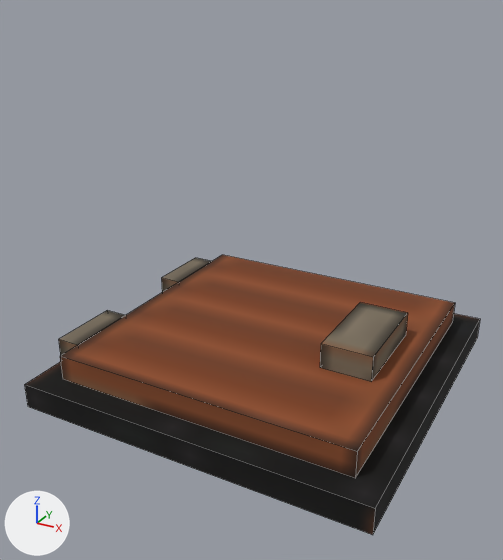
A saved change to the OBJ model res/hatch.obj.
Rendered twice from a camera (50 mm lens) standing at (0.722, -1.424, 0.958) and looking at (-0.038, -0.042, 0.267). The axes (+X, +Y, +Z) are drawn at lower left. The lights are the same throughout. Mesh edges are drawn as thin lines. Where no turn or scale is listed for an object, it has been applied to the vertices.

In view in the first picture: 'base', 'door', 'handle', 'lHinge', 'rHinge'.
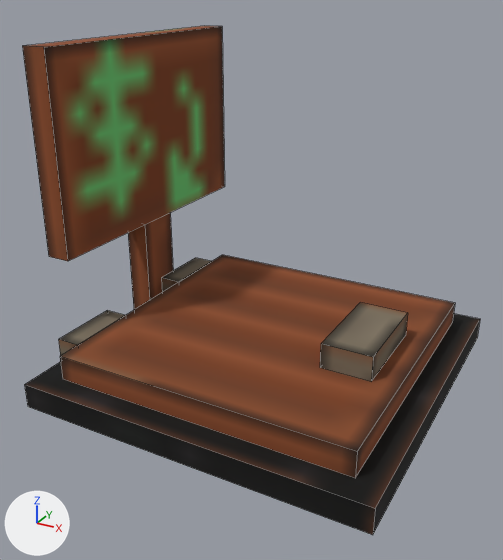
Commit message: Hatch price

What differs and where, as boxes (x1, y1, x2, y2) in the pictures (503 x 560 px):
'signHead', added
    after: (22, 26, 225, 261)
'signBase', added (brown)
    after: (128, 213, 173, 310)
'lHinge', mesh moved
    before: (58, 310, 125, 356)
    after: (161, 258, 211, 292)
'rHinge', mesh moved
    before: (161, 258, 211, 292)
    after: (58, 310, 125, 356)
part 1 of me_door, surface changed
    both: (60, 255, 455, 478)

Diff of the bpy script that builds the scene:
```diff
--- a/res/hatch.obj.py
+++ b/res/hatch.obj.py
@@ me_door @@
 me_door.from_pydata(...)  # 8 vertices, 6 faces; spans x -0.375..0.375, y -0.375..0.375, z 0.062..0.125
 # used by ob_door; location = (0.0, 0.0, 0.0)
+# me_door part 1: texture (UV) coordinates of 6 of 6 faces, centred in x -0.375..0.375, y -0.375..0.375, z 0.062..0.125, changed; they spanned u 0.0..0.38, v 0.16..0.56 and now span u 0.0..0.38, v 0.16..0.56
 me_door.materials.append(mat_m_37c07ea3_f942_60f5_694e_0bc1029a4e22)
@@ me_lhinge @@
 me_lhinge.from_pydata(...)  # 8 vertices, 6 faces; spans x -0.438..-0.375, y -0.312..-0.125, z 0.063..0.125
 # used by ob_lhinge; location = (0.0, 0.0, 0.0)
+# me_lhinge part 2: the whole mesh is moved by (0.0, 0.438, 0.0)
 me_lhinge.materials.append(mat_m_37c07ea3_f942_60f5_694e_0bc1029a4e22)
@@ me_rhinge @@
 me_rhinge.from_pydata(...)  # 8 vertices, 6 faces; spans x -0.438..-0.375, y 0.125..0.312, z 0.062..0.125
 # used by ob_rhinge; location = (0.0, 0.0, 0.0)
+# me_rhinge part 3: the whole mesh is moved by (0.0, -0.438, 0.0)
 me_rhinge.materials.append(mat_m_37c07ea3_f942_60f5_694e_0bc1029a4e22)
@@ me_signhead @@
+me_signhead.from_pydata(...)  # 8 vertices, 6 faces; spans x -0.5..-0.438, y -0.25..0.5, z 0.312..0.812
+me_signhead.materials.append(mat_m_37c07ea3_f942_60f5_694e_0bc1029a4e22)  # picture img_hatchtexture_png
@@ me_signbase @@
+me_signbase.from_pydata(...)  # 8 vertices, 6 faces; spans x -0.5..-0.438, y 0.062..0.188, z 0.0..0.312
+me_signbase.materials.append(mat_m_37c07ea3_f942_60f5_694e_0bc1029a4e22)  # picture img_hatchtexture_png
@@ ob_signhead @@
+ob_signhead = bpy.data.objects.new('signHead', me_signhead)
+ob_signhead.location = (0.0, 0.0, 0.0)
@@ ob_signbase @@
+ob_signbase = bpy.data.objects.new('signBase', me_signbase)
+ob_signbase.location = (0.0, 0.0, 0.0)
```
